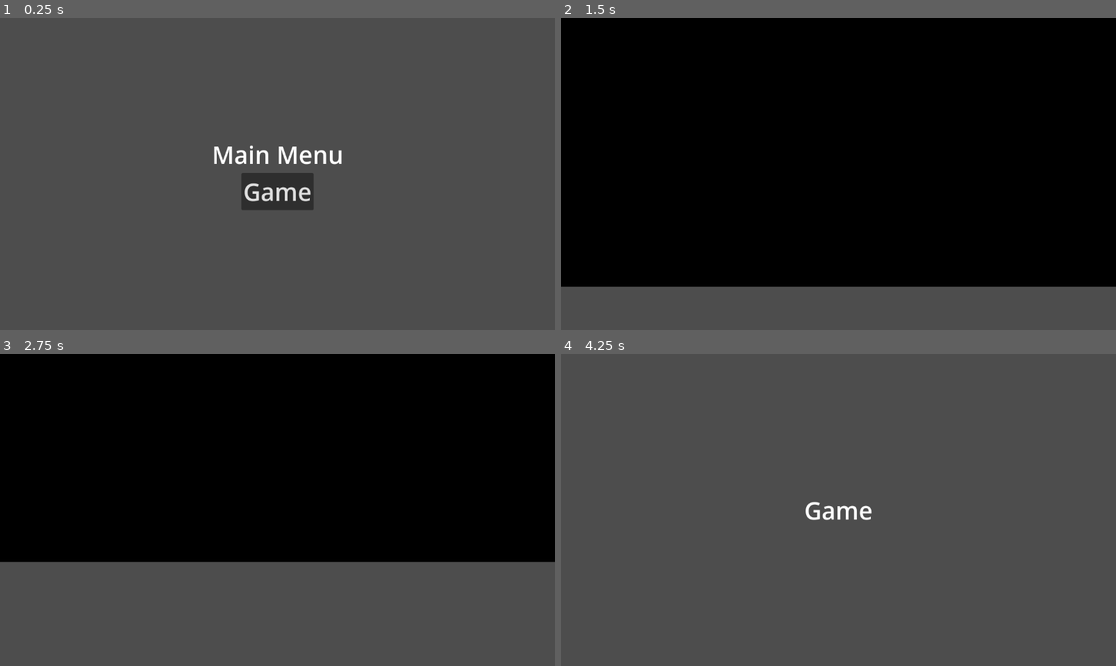
Above: before the commit, frames 1-4 (two rows, left to right).
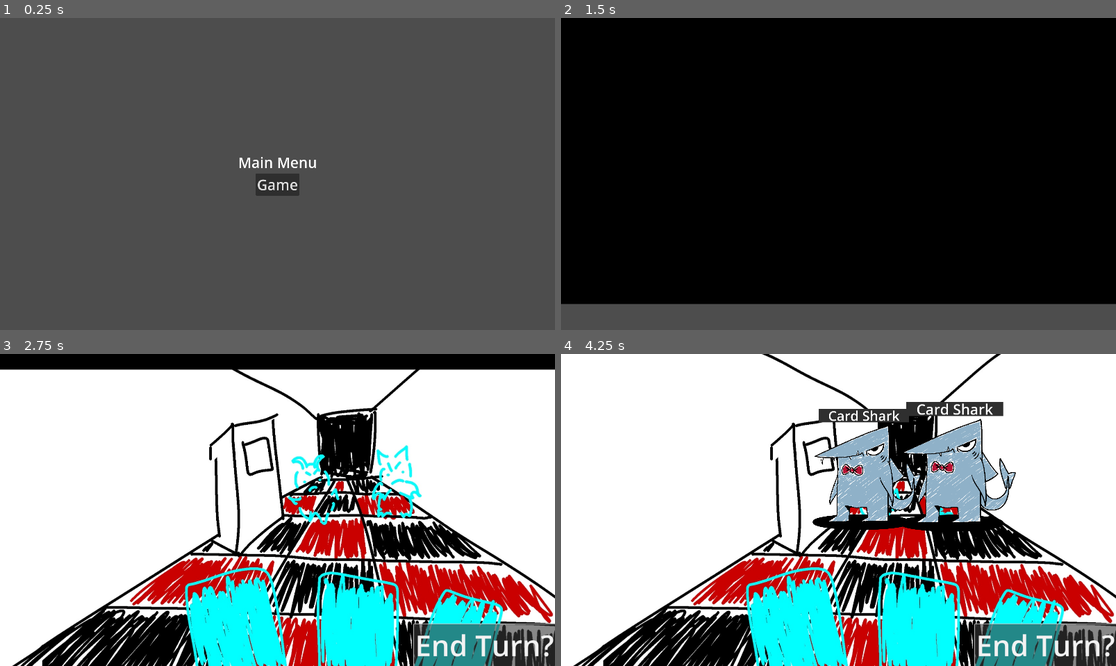
Above: after the commit, the same moments.

Repository: nonagaga/MJ193
Game: Godot game, scene res://Scenes/scene_manager.tscn
Two runs of this game, one before a commit and one after it. Both use one fixed random seed, a clock stepped at 60 frames per second and the inputs below. Sound files missing from this copy of the repository are replaced by a short silence.
Inputs (mouse positions are in pixels of both pictures, inside the frame that each line leads up to):
- Up to frame 1 (0.25 s): no input
- Up to frame 2 (1.5 s): click "Game" at 0.5 s; click "Game" at 1.25 s
- Up to frame 3 (2.75 s): click (482, 644) at 2 s, where only the run after the commit has a clickable "End Turn?"
- Up to frame 4 (4.25 s): click (1043, 644) at 2.75 s, where only the run after the commit has a clickable "End Turn?"; click (1043, 644) at 3.5 s, where only the run after the commit has a clickable "End Turn?"

The runs differ from the first frame. In frame 1, 1.8% of the frame differs, in the area x 38-62%, y 40-62%; in frame 2, 5.6%; in frame 3, 89%; in frame 4, 99%, in the area x 0-100%, y 0-100%.

Commit message:
Basic demo now working

Diff:
--- a/Classes/EnemyClass.gd
+++ b/Classes/EnemyClass.gd
@@ -7,9 +7,18 @@
 #how expensive is the enemy for our algorithm to spawn
 @export var points:int
 @export var animation_player : AnimationPlayer
+@export var theme_song : AudioStream
+@export var theme_song_name : String
+
+func _ready() -> void:
+	# advance to the very first frame of the enter animation
+	animation_player.play("enter")
+	animation_player.advance(0)
+	animation_player.pause()
 
 #overwritable function for when an enemy attacks
 func attackTrigger():
+	Globals.hp -= dmg
 	if animation_player:
 		animation_player.play("attack")
 		await animation_player.animation_finished
@@ -28,6 +37,8 @@
 
 #overwritable function for when an enemy spawns
 func entersTrigger():
+	if theme_song:
+		MusicManager.add_next_measure(theme_song, theme_song_name)
 	if animation_player:
 		animation_player.play("enter")
 
--- /dev/null
+++ b/Enemies/card_shark.gd
@@ -0,0 +1 @@
+extends Enemy
--- a/GameManager.gd
+++ b/GameManager.gd
@@ -1,32 +1,50 @@
 extends Node
 
+signal card_drawn(card:Card)
 enum GAME_STATE {WIN, LOSE, PLAYING}
 var game_state : GAME_STATE = GAME_STATE.PLAYING
 var enemy_list : Array[Enemy]
 @export var end_turn_button : Button
+@export var enemies : Node2D
+
+func _ready() -> void:
+	Globals.gameManager = self
+	start_game()
 
 func start_game() -> void:
 	# figure out some way to read the enemies in a room
-	# enemy_list.append(each_enemy)
+	for enemy : Enemy in enemies.get_children():
+		enemy_list.append(enemy)
+	# wait for the scene to fully transition over
+	await Globals.scene_manager.transition_finished
+	for enemy in enemy_list:
+		enemy.entersTrigger()
+		# wait a little between activating guys
+		await get_tree().create_timer(0.5).timeout
 	while game_state == GAME_STATE.PLAYING:
-		player_turn()
+		await player_turn()
 		for enemy : Enemy in enemy_list:
-			enemy_turn(enemy)
+			await enemy_turn(enemy)
 
 func player_turn():
 	for i in range(3 - Globals.hand.size()):
 		draw()
-
 	# play individual cards
 	# player has finished turn
 	await end_turn_button.pressed
 
 func enemy_turn(enemy : Enemy):
-	enemy.attackTrigger()
-func _ready() -> void:
-	Globals.gameManager = self
+	await enemy.attackTrigger()
+	check_player_death()
 
-signal card_drawn(card:Card)
+func check_player_death():
+	if Globals.hp <= 0:
+		game_state = GAME_STATE.LOSE
+		print("Game over!")
+
+
+
+
 func draw():
 	if !Globals.deck.is_empty():
 		var card = Globals.deck.pop_front()
@@ -38,6 +56,7 @@
 	var card:Card
 	Globals.discard.append(card)
 	Globals.hand.erase(card)
+	card.discardEffect()
 
 func addCardToDeck(card):
 	Globals.deck.append(card)
@@ -49,20 +68,26 @@
 func destroyCard(card):
 	card.die()
 
-func playCard(card:Card):
+func playCard(card:Card) -> Error:
 	#check if the card requires you to discard cards before playing it
-	if card.discardCost!= 0:
+	if card.discardCost != 0:
 		#check if you have enough cards to discard to play the card
 		if Globals.hand.size() >= card.discardCost:
 			#discard the cards
 			for i in range(card.discardCost):
 				discard()
-			#now play the card
-			Globals.discard.append(card)
-			Globals.hand.erase(card)
 		else:
 			#add can't play card function here
-			pass
+			return FAILED
+
 	#actually play the card here
+	card.playEffect()
 	Globals.discard.append(card)
 	Globals.hand.erase(card)
+
+	check_room_cleared()
+	return OK
+
+func check_room_cleared():
+	if enemy_list.size() == 0:
+		game_state = GAME_STATE.WIN
--- a/Scenes/game_test.tscn
+++ b/Scenes/game_test.tscn
@@ -1,19 +1,44 @@
-[gd_scene load_steps=0 format=3 uid="uid://dupy1f8fboept"]
+[gd_scene load_steps=4 format=3 uid="uid://dupy1f8fboept"]
 
-[node name="Game" type="Node2D"]
+[ext_resource type="Texture2D" uid="uid://coc0aqafwqn04" path="res://Environment/temp_background.png" id="1_cok2q"]
+[ext_resource type="Script" uid="uid://dniyjxmmo5q0i" path="res://GameManager.gd" id="1_nfvl4"]
+[ext_resource type="PackedScene" uid="uid://byearha2okcgk" path="res://UI/Enemy Element/CardShark.tscn" id="2_tuxhd"]
 
-[node name="CanvasLayer" type="CanvasLayer" parent="."]
+[node name="Game" type="Node2D" node_paths=PackedStringArray("end_turn_button", "enemies")]
+script = ExtResource("1_nfvl4")
+end_turn_button = NodePath("UI/End Turn")
+enemies = NodePath("Enemies")
 
-[node name="RichTextLabel" type="RichTextLabel" parent="CanvasLayer"]
-anchors_preset = 14
-anchor_top = 0.5
+[node name="Background" type="CanvasLayer" parent="."]
+layer = -1
+
+[node name="Background" type="TextureRect" parent="Background"]
+anchors_preset = 15
 anchor_right = 1.0
-anchor_bottom = 0.5
-offset_top = -34.5
-offset_bottom = 34.5
+anchor_bottom = 1.0
 grow_horizontal = 2
 grow_vertical = 2
-theme_override_font_sizes/normal_font_size = 50
-bbcode_enabled = true
-text = "[center]Game"
-fit_content = true
+texture = ExtResource("1_cok2q")
+
+[node name="Enemies" type="Node2D" parent="."]
+
+[node name="Enemy" parent="Enemies" instance=ExtResource("2_tuxhd")]
+position = Vector2(1362, 410)
+
+[node name="Enemy2" parent="Enemies" instance=ExtResource("2_tuxhd")]
+position = Vector2(1048, 418)
+
+[node name="UI" type="CanvasLayer" parent="."]
+
+[node name="End Turn" type="Button" parent="UI"]
+anchors_preset = 3
+anchor_left = 1.0
+anchor_top = 1.0
+anchor_right = 1.0
+anchor_bottom = 1.0
+offset_left = -8.0
+offset_top = -8.0
+grow_horizontal = 0
+grow_vertical = 0
+theme_override_font_sizes/font_size = 100
+text = "End Turn?"
--- /dev/null
+++ b/Scenes/main_menu.gd
@@ -0,0 +1,7 @@
+extends Node2D
+
+var backing_track = preload("res://Music Manager/Backing.mp3")
+
+func _ready() -> void:
+	MusicManager.load_song(110, 4, backing_track)
+	MusicManager.start_song()
--- a/Scenes/main_menu.tscn
+++ b/Scenes/main_menu.tscn
@@ -1,8 +1,10 @@
-[gd_scene load_steps=2 format=3 uid="uid://bd2lxchcuwtg6"]
+[gd_scene load_steps=3 format=3 uid="uid://bd2lxchcuwtg6"]
 
 [ext_resource type="Script" uid="uid://c3m4ai0w8qh7h" path="res://Scenes/button.gd" id="1_28flt"]
+[ext_resource type="Script" uid="uid://4jwaq57646ql" path="res://Scenes/main_menu.gd" id="1_48xlc"]
 
 [node name="Main Menu" type="Node2D"]
+script = ExtResource("1_48xlc")
 
 [node name="CanvasLayer" type="CanvasLayer" parent="."]
 
--- a/Scenes/scene_manager.gd
+++ b/Scenes/scene_manager.gd
@@ -1,6 +1,7 @@
 class_name SceneManager extends Node2D
 
 signal scene_changed(scene_name : String)
+signal transition_finished()
 
 @export var scene_list : Dictionary[String, PackedScene]
 @export var trans_list : Dictionary[String, PackedScene]
@@ -43,6 +44,8 @@
 
 	current_scene = new_scene.instantiate()
 	add_child(current_scene)
+	scene_changed.emit(scene_name)
+
 	transition_instance.transition_out()
-
-	scene_changed.emit(scene_name)
+	await transition_instance.transitioned_out
+	transition_finished.emit()
--- /dev/null
+++ b/UI/Enemy Element/CardShark.tscn
@@ -0,0 +1,159 @@
+[gd_scene load_steps=10 format=3 uid="uid://byearha2okcgk"]
+
+[ext_resource type="Script" uid="uid://dnnkbywo7dqtu" path="res://Enemies/card_shark.gd" id="1_6j0b3"]
+[ext_resource type="AudioStream" uid="uid://btxljuf4dq48l" path="res://Music Manager/Shark.mp3" id="2_gopnc"]
+[ext_resource type="Texture2D" uid="uid://bs4cbal8fpet5" path="res://cardshark1.png" id="3_ddfm8"]
+
+[sub_resource type="Animation" id="Animation_pkyom"]
+resource_name = "attack"
+tracks/0/type = "value"
+tracks/0/imported = false
+tracks/0/enabled = true
+tracks/0/path = NodePath(".:modulate")
+tracks/0/interp = 1
+tracks/0/loop_wrap = true
+tracks/0/keys = {
+"times": PackedFloat32Array(0, 1),
+"transitions": PackedFloat32Array(1, 1),
+"update": 0,
+"values": [Color(0.478431, 1, 1, 1), Color(1, 1, 1, 1)]
+}
+
+[sub_resource type="Animation" id="Animation_ncrdq"]
+length = 0.001
+tracks/0/type = "value"
+tracks/0/imported = false
+tracks/0/enabled = true
+tracks/0/path = NodePath(".:modulate")
+tracks/0/interp = 1
+tracks/0/loop_wrap = true
+tracks/0/keys = {
+"times": PackedFloat32Array(0),
+"transitions": PackedFloat32Array(1),
+"update": 0,
+"values": [Color(1, 1, 1, 1)]
+}
+tracks/1/type = "value"
+tracks/1/imported = false
+tracks/1/enabled = true
+tracks/1/path = NodePath(".:scale")
+tracks/1/interp = 1
+tracks/1/loop_wrap = true
+tracks/1/keys = {
+"times": PackedFloat32Array(0),
+"transitions": PackedFloat32Array(1),
+"update": 0,
+"values": [Vector2(0.5, 0.5)]
+}
+
+[sub_resource type="Animation" id="Animation_agi8h"]
+resource_name = "damaged"
+tracks/0/type = "value"
+tracks/0/imported = false
+tracks/0/enabled = true
+tracks/0/path = NodePath(".:modulate")
+tracks/0/interp = 1
+tracks/0/loop_wrap = true
+tracks/0/keys = {
+"times": PackedFloat32Array(0, 1),
+"transitions": PackedFloat32Array(1, 1),
+"update": 0,
+"values": [Color(1, 0, 0, 1), Color(1, 1, 1, 1)]
+}
+
+[sub_resource type="Animation" id="Animation_ua8ok"]
+resource_name = "enter"
+tracks/0/type = "value"
+tracks/0/imported = false
+tracks/0/enabled = true
+tracks/0/path = NodePath(".:scale")
+tracks/0/interp = 1
+tracks/0/loop_wrap = true
+tracks/0/keys = {
+"times": PackedFloat32Array(0, 1),
+"transitions": PackedFloat32Array(1, 1),
+"update": 0,
+"values": [Vector2(1e-05, 1e-05), Vector2(0.5, 0.5)]
+}
+
+[sub_resource type="Animation" id="Animation_8cfcj"]
+resource_name = "death"
+tracks/0/type = "value"
+tracks/0/imported = false
+tracks/0/enabled = true
+tracks/0/path = NodePath(".:scale")
+tracks/0/interp = 1
+tracks/0/loop_wrap = true
+tracks/0/keys = {
+"times": PackedFloat32Array(0, 1),
+"transitions": PackedFloat32Array(1, 1),
+"update": 0,
+"values": [Vector2(0.5, 0.5), Vector2(1e-05, 1e-05)]
+}
+
+[sub_resource type="AnimationLibrary" id="AnimationLibrary_agi8h"]
+_data = {
+&"RESET": SubResource("Animation_ncrdq"),
+&"attack": SubResource("Animation_pkyom"),
+&"damaged": SubResource("Animation_agi8h"),
+&"death": SubResource("Animation_8cfcj"),
+&"enter": SubResource("Animation_ua8ok")
+}
+
+[node name="CardShark" type="Node2D" node_paths=PackedStringArray("animation_player")]
+scale = Vector2(0.5, 0.5)
+script = ExtResource("1_6j0b3")
+maxHP = 5
+hp = 10
+speed = 1
+dmg = 100
+animation_player = NodePath("AnimationPlayer")
+theme_song = ExtResource("2_gopnc")
+theme_song_name = "shark"
+
+[node name="VBoxContainer" type="VBoxContainer" parent="."]
+custom_minimum_size = Vector2(15, 15)
+anchors_preset = 8
+anchor_left = 0.5
+anchor_top = 0.5
+anchor_right = 0.5
+anchor_bottom = 0.5
+offset_left = -335.0
+offset_top = -700.0
+offset_right = 335.0
+offset_bottom = -389.0
+grow_horizontal = 2
+grow_vertical = 2
+alignment = 1
+
+[node name="Enemy Health" type="TextureProgressBar" parent="VBoxContainer"]
+layout_mode = 2
+size_flags_vertical = 3
+
+[node name="ColorRect" type="ColorRect" parent="VBoxContainer"]
+custom_minimum_size = Vector2(0, 100)
+layout_mode = 2
+color = Color(0.18359, 0.18359, 0.18359, 1)
+
+[node name="Name" type="RichTextLabel" parent="VBoxContainer/ColorRect"]
+layout_mode = 1
+anchors_preset = 14
+anchor_top = 0.5
+anchor_right = 1.0
+anchor_bottom = 0.5
+offset_top = -68.5
+offset_bottom = 68.5
+grow_horizontal = 2
+grow_vertical = 2
+theme_override_font_sizes/normal_font_size = 100
+bbcode_enabled = true
+text = "[center]Card Shark"
+fit_content = true
+
+[node name="Sprite2D" type="Sprite2D" parent="."]
+texture = ExtResource("3_ddfm8")
+
+[node name="AnimationPlayer" type="AnimationPlayer" parent="."]
+libraries = {
+&"": SubResource("AnimationLibrary_agi8h")
+}
--- a/UI/Enemy Element/Enemy.tscn
+++ /dev/null
@@ -1,26 +0,0 @@
-[gd_scene load_steps=2 format=3 uid="uid://byearha2okcgk"]
-
-[ext_resource type="Script" uid="uid://ds3n18noslpfe" path="res://UI/Enemy Element/enemy.gd" id="1_oe87t"]
-
-[node name="Enemy" type="Control"]
-layout_mode = 3
-anchors_preset = 15
-anchor_right = 1.0
-anchor_bottom = 1.0
-grow_horizontal = 2
-grow_vertical = 2
-script = ExtResource("1_oe87t")
-
-[node name="VBoxContainer" type="VBoxContainer" parent="."]
-layout_mode = 0
-offset_right = 40.0
-offset_bottom = 40.0
-
-[node name="Enemy Health" type="TextureProgressBar" parent="VBoxContainer"]
-layout_mode = 2
-
-[node name="Enemy Art" type="TextureRect" parent="VBoxContainer"]
-layout_mode = 2
-
-[node name="Name" type="RichTextLabel" parent="VBoxContainer"]
-layout_mode = 2
--- a/UI/Enemy Element/enemy.gd
+++ /dev/null
@@ -1 +0,0 @@
-extends Control
--- a/globals.gd
+++ b/globals.gd
@@ -6,7 +6,7 @@
 @export var discard:Array
 var hand:Array[Card]
 var gameManager
-var scene_manager
+var scene_manager : SceneManager
 
 func _ready() -> void:
 	hp = maxHP
--- a/project.godot
+++ b/project.godot
@@ -22,6 +22,8 @@
 
 [display]
 
+window/size/viewport_width=1920
+window/size/viewport_height=1080
 window/size/initial_position_type=3
 
 [file_customization]
Not shown, added: Enemies/card_shark.gd.uid
Binary file added: Environment/temp_background.png
Not shown, added: Environment/temp_background.png.import
Not shown, added: Music Manager/Backing.mp3.import
Not shown, added: Music Manager/Shark.mp3.import
Not shown, added: Scenes/main_menu.gd.uid
Not shown, removed: UI/Enemy Element/enemy.gd.uid
Not shown, added: Environment/temp_background.png1177409572.tmp
Not shown, added: Music Manager/Backing.mp3
Not shown, added: Music Manager/Shark.mp3
